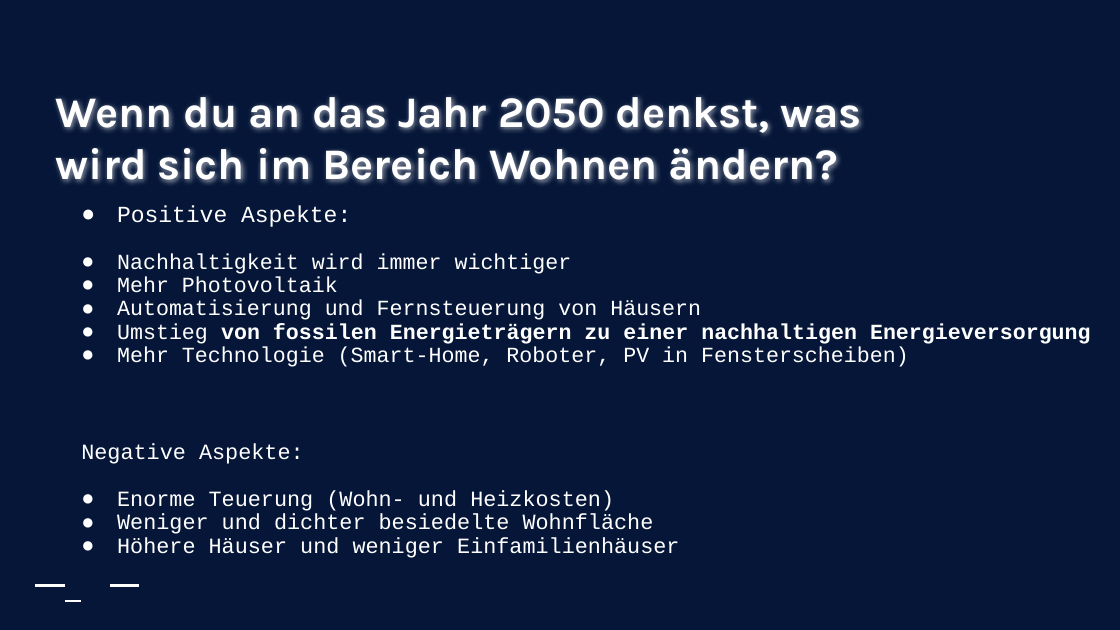
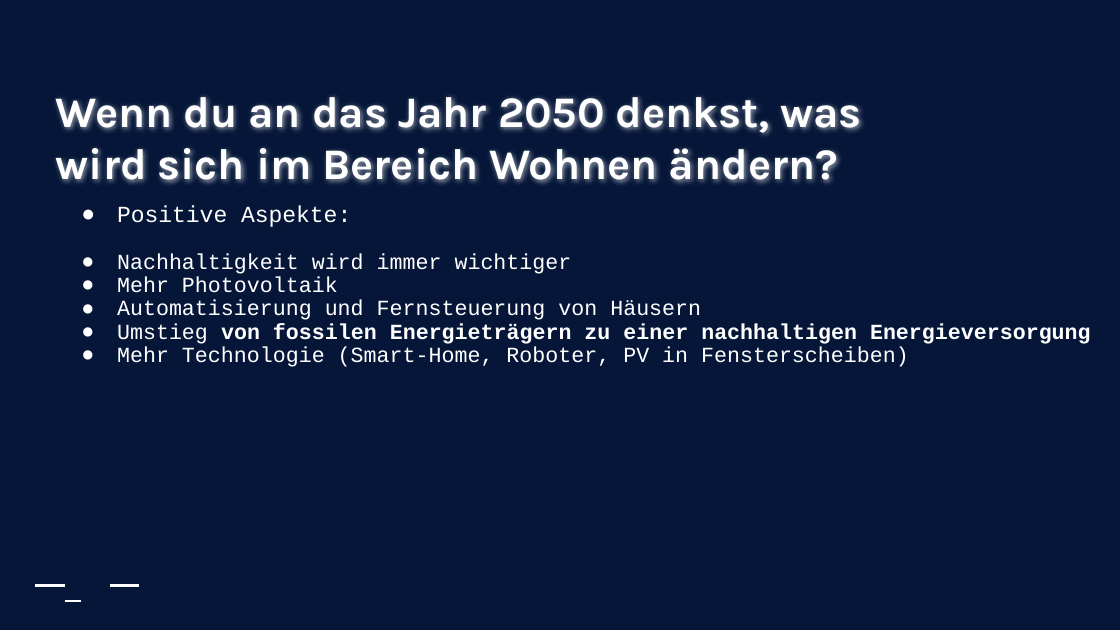
Before and after one commit to Nydery/leotopia, a slide deck: slide 8 of pptx/UmfrageErgebnissePLUSPlatformenUNDDashboard.pptx (slide 6 before the commit). Drawn at 1120x630 pixels with LibreOffice and Linux fonts; fonts in the diff are those of the drawing; background and template pictures are left out. Boxes give left, top, right and bottom in pixels: in the first picture for what was removed or moved away, otherwise in the second. Text is boxed around its words. In the diff, an @@ line names an element or a change of style, - is before the commit and + after.

```diff
--- a/pptx/UmfrageErgebnissePLUSPlatformenUNDDashboard.pptx
+++ b/pptx/UmfrageErgebnissePLUSPlatformenUNDDashboard.pptx
@@ text removed at <box>81,443,679,558</box> @@
-Negative Aspekte:
-● Enorme Teuerung (Wohn- und Heizkosten)
-● Weniger und dichter besiedelte Wohnfläche
-● Höhere Häuser und weniger Einfamilienhäuser
```
Also in this commit, not shown: 4 other slides changed, 5 slides added, 1 slide removed.
